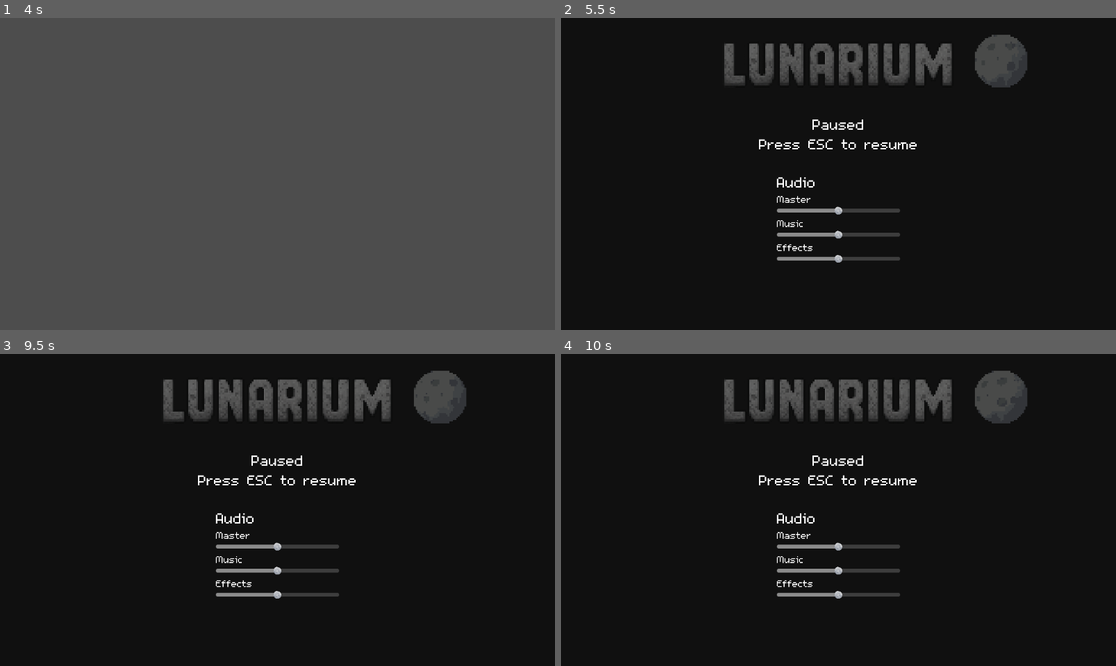
Above: before the commit, frames 1-4 (two rows, left to right).
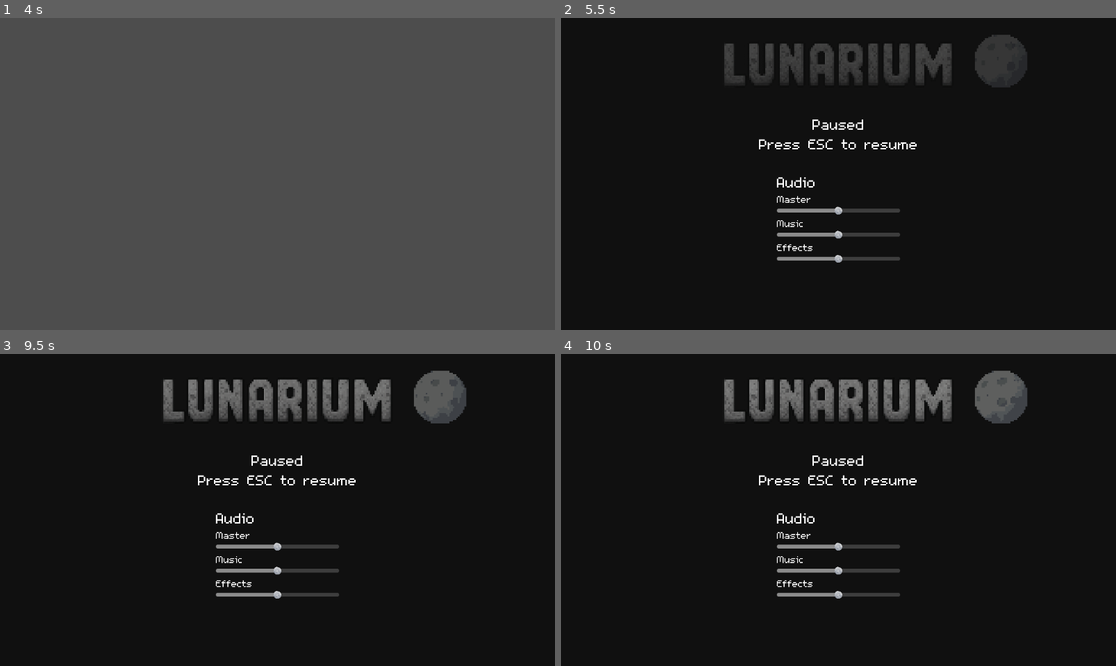
Above: after the commit, the same moments.

Repository: LunariumGame/Lunarium
Game: Godot game, scene res://scenes/world.tscn
Two runs of this game, one before a commit and one after it. Both use one fixed random seed, a clock stepped at 60 frames per second and the inputs below.
Inputs:
- Up to frame 1 (4 s): tap Enter at 0.5, 2, 3.5 s; tap Space at 1.25, 2.75 s
- Up to frame 2 (5.5 s): tap Escape (settings) at 4.15 s; tap Space at 5 s
- Up to frame 3 (9.5 s): no input
- Up to frame 4 (10 s): no input

Frame 1 is identical in both runs. In frame 2, 0.6% of the frame differs, in the area x 29-71%, y 8-19%; in frame 3, less than 0.1%; in frame 4, 1.7%, in the area x 29-71%, y 8-21%.

Commit message:
Hotfix for dependency issue, can be ignored
Also fixed the alpha phasing of title logo

Diff:
--- a/scenes/screens/settings.tscn
+++ b/scenes/screens/settings.tscn
@@ -1,9 +1,8 @@
-[gd_scene load_steps=62 format=3 uid="uid://bo383rljnyhxr"]
+[gd_scene load_steps=61 format=3 uid="uid://bo383rljnyhxr"]
 
 [ext_resource type="Script" uid="uid://eqg0rjagl3i7" path="res://scripts/screens/settings.gd" id="1_emdcu"]
 [ext_resource type="Texture2D" uid="uid://b38ydovtwkyyw" path="res://assets/sprites/lunarium_title.png" id="2_a6gug"]
 [ext_resource type="FontFile" uid="uid://bylx08b6l3grb" path="res://assets/fonts/m5x7.ttf" id="2_jljg7"]
-[ext_resource type="Script" uid="uid://ccbhaktu33o54" path="res://scripts/screens/title_logo.gd" id="3_a6gug"]
 [ext_resource type="Texture2D" uid="uid://b6k7dd38rgif8" path="res://assets/sprites/moon_16x16.png" id="3_q3kmr"]
 [ext_resource type="Texture2D" uid="uid://b0twi2t3k4cmh" path="res://assets/sprites/rotating_moon.png" id="6_3otaf"]
 
@@ -419,7 +418,6 @@
 position = Vector2(576, 96)
 scale = Vector2(0.32, 0.32)
 texture = ExtResource("2_a6gug")
-script = ExtResource("3_a6gug")
 
 [node name="RotatingMoon" type="AnimatedSprite2D" parent="Settings"]
 modulate = Color(0.79607844, 0.7882353, 0.67058825, 0.7647059)
--- a/scripts/screens/settings.gd
+++ b/scripts/screens/settings.gd
@@ -1,14 +1,17 @@
 extends Control
 
-@export var alpha_speed: float = 0.5
+@export var alpha_speed: float = 0.75
 @export var min_alpha: float = 0.3
 @export var max_alpha: float = 0.7
+
+var _time := 0.0
 
 @onready var rotating_moon: AnimatedSprite2D = $RotatingMoon
 @onready var title: Sprite2D = $LunariumTitle
 @onready var master_volume: HSlider = $"AudioSettings/MasterVolume"
 @onready var music_volume: HSlider = $"AudioSettings/MusicVolume"
 @onready var effects_volume: HSlider = $"AudioSettings/EffectsVolume"
+
 
 func _ready():
 	get_parent().visible = false
@@ -18,10 +21,9 @@
 
 func _process(delta):
 	#region Fluctuate alpha of title and rotating moon
-	var time := 0
-	time += delta * alpha_speed
+	_time += delta * alpha_speed
 	# Calculate alpha value with sine wave
-	var alpha = min_alpha + (max_alpha - min_alpha) * (sin(time) * 0.5 + 0.5)
+	var alpha = min_alpha + (max_alpha - min_alpha) * (sin(_time) * 0.5 + 0.5)
 	title.modulate = Color(title.modulate.r, title.modulate.g, title.modulate.b, alpha)
 	rotating_moon.modulate = Color(rotating_moon.modulate.r, rotating_moon.modulate.g, rotating_moon.modulate.b, alpha)
 	#endregion
